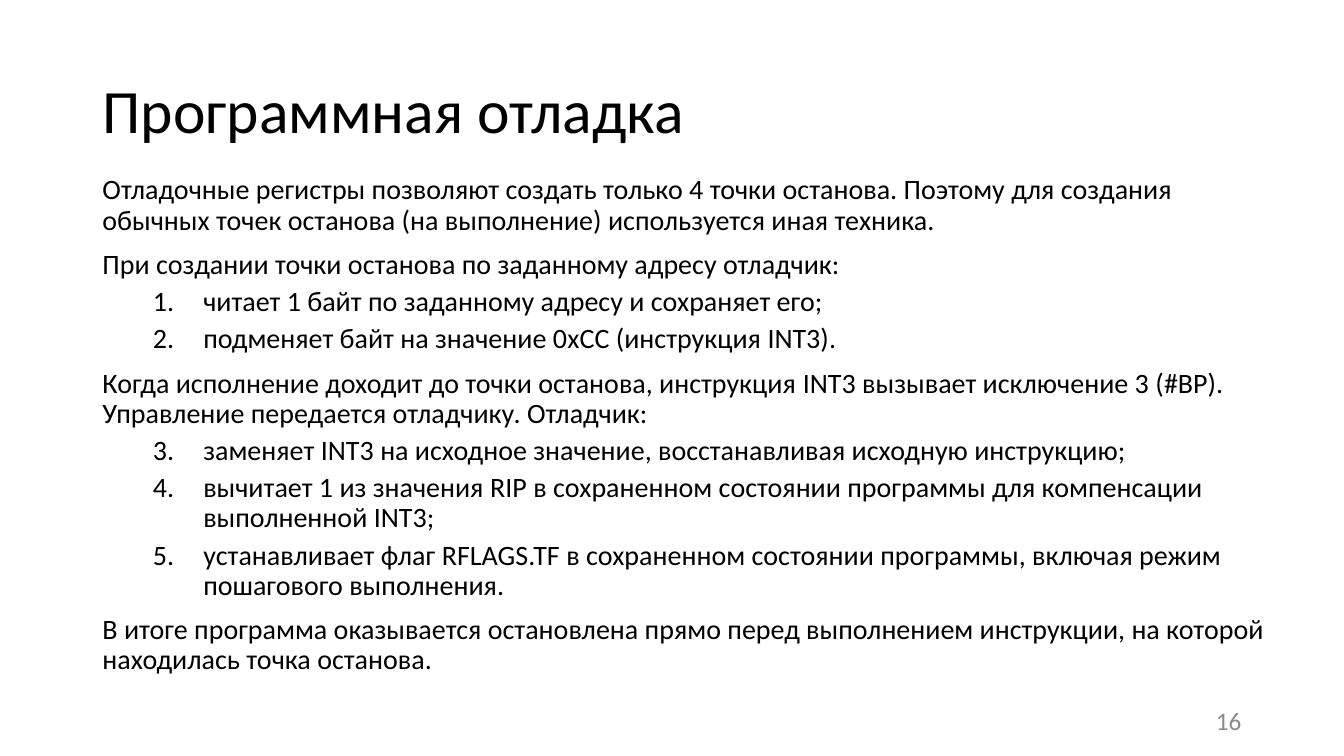
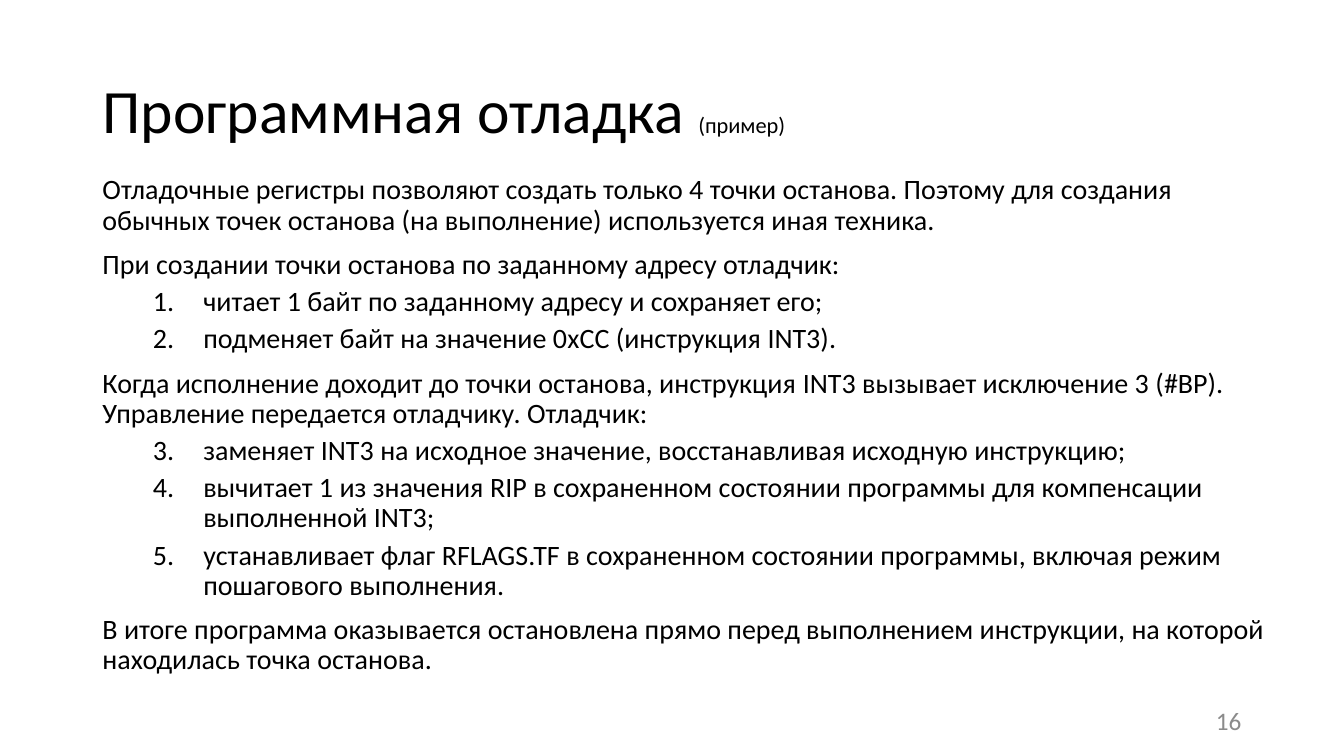
Before and after one commit to itsecd/low-level-programming, a slide deck: slide 16 of Lectures/9.Debugging_and_VM/Lecture9.pptx. Drawn at 1344x756 pixels with LibreOffice and Linux fonts; fonts in the diff are those of the drawing. Boxes give left, top, right and bottom in pixels: in the first picture for what was removed or moved away, otherwise in the second. Text is boxed around its words. In the diff, an @@ line names an element or a change of style, - is before the commit and + after.

```diff
--- a/Lectures/9.Debugging_and_VM/Lecture9.pptx
+++ b/Lectures/9.Debugging_and_VM/Lecture9.pptx
@@ title at box(102, 93, 785, 143): text changed @@
-Программная отладка
+Программная отладка (пример)
```
Also in this commit, not shown: 6 other slides changed, 5 other files.
